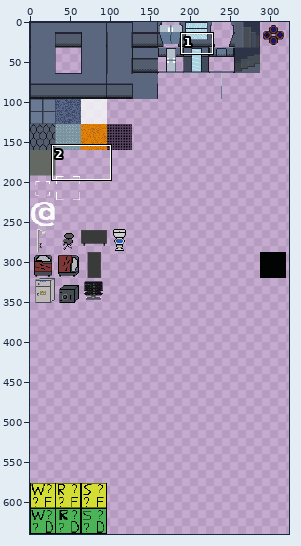
Sprite sheet -- NamelessRogue/Content/Sprites/tileset2.png. The first picture is a wide view before the edit; the outline marks the close-up.
Close-up. Old version:
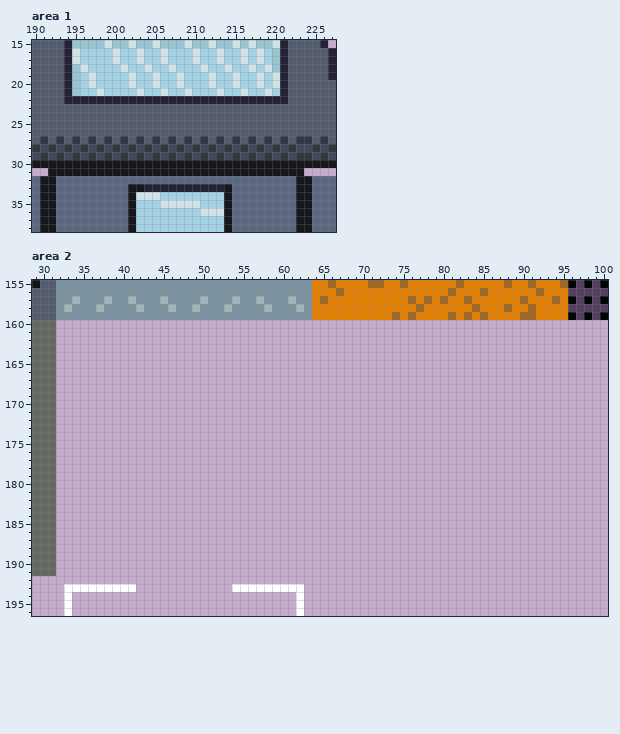
The file is 640x640 pixels. Pixels under 10% opacity are left out. Colours within 5 levels of each other are drawn and written as one. Shown: area 1: x 190..227, y 15..38; area 2: x 29..100, y 155..196. The wide view leaves out empty margins.
Now the later version:
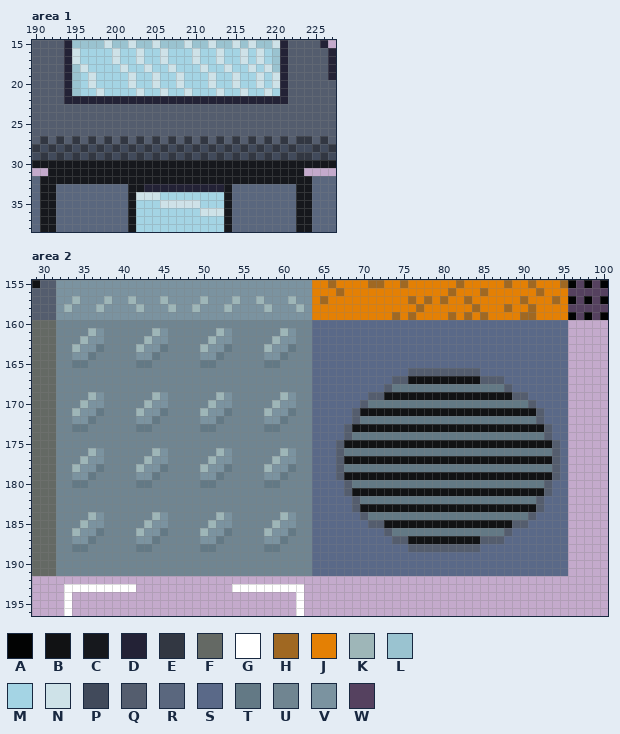
Palette (. is transparent): A #020303  B #111214  C #16181d  D #232236  E #323742  F #646964  G #ffffff  H #a06822  J #e48004  K #9eb6b8  L #9ac3d0  M #a4d4e4  N #cee2e8  P #414a5b  Q #545d6e  R #5a677e  S #5a6988  T #637985  U #708591  V #7b93a0  W #55415f
From old to new:
Changed rows in their new state; - is an unchanged pixel.
Area 1:
first column x 193:
32 CCCCCCCCCCCCCCCCCCCCCCCCCCCCCC
Area 2:
first column x 32:
160 UUUUUUUUUUUUUUUUUUUUUUUUUUUUUUUUSSSSSSSSSSSSSSSSSSSSSSSSSSSSSSSS
161 UUUUKVUUUUUUKVUUUUUUKVUUUUUUKVUUSSSSSSSSSSSSSSSSSSSSSSSSSSSSSSSS
162 UUUKVVUUUUUKVVUUUUUKVVUUUUUKVVUUSSSSSSSSSSSSSSSSSSSSSSSSSSSSSSSS
163 UUKVVTUUUUKVVTUUUUKVVTUUUUKVVTUUSSSSSSSSSSSSSSSSSSSSSSSSSSSSSSSS
164 UUVVTUUUUUVVTUUUUUVVTUUUUUVVTUUUSSSSSSSSSSSSSSSSSSSSSSSSSSSSSSSS
165 UUTTUUUUUUTTUUUUUUTTUUUUUUTTUUUUSSSSSSSSSSSSSSSSSSSSSSSSSSSSSSSS
166 UUUUUUUUUUUUUUUUUUUUUUUUUUUUUUUUSSSSSSSSSSSSQQQQQQQQQSSSSSSSSSSS
167 UUUUUUUUUUUUUUUUUUUUUUUUUUUUUUUUSSSSSSSSSSQQBBBBBBBBBQQQSSSSSSSS
168 UUUUUUUUUUUUUUUUUUUUUUUUUUUUUUUUSSSSSSSSSQTTTTTTTTTTTTTTQSSSSSSS
169 UUUUKVUUUUUUKVUUUUUUKVUUUUUUKVUUSSSSSSSQQBBBBBBBBBBBBBBBBQQSSSSS
170 UUUKVVUUUUUKVVUUUUUKVVUUUUUKVVUUSSSSSSQTTTTTTTTTTTTTTTTTTTTQSSSS
171 UUKVVTUUUUKVVTUUUUKVVTUUUUKVVTUUSSSSSQBBBBBBBBBBBBBBBBBBBBBBQSSS
172 UUVVTUUUUUVVTUUUUUVVTUUUUUVVTUUUSSSSSQTTTTTTTTTTTTTTTTTTTTTTQSSS
173 UUTTUUUUUUTTUUUUUUTTUUUUUUTTUUUUSSSSQBBBBBBBBBBBBBBBBBBBBBBBBQSS
174 UUUUUUUUUUUUUUUUUUUUUUUUUUUUUUUUSSSSQTTTTTTTTTTTTTTTTTTTTTTTTQSS
175 UUUUUUUUUUUUUUUUUUUUUUUUUUUUUUUUSSSQBBBBBBBBBBBBBBBBBBBBBBBBBBQS
176 UUUUKVUUUUUUKVUUUUUUKVUUUUUUKVUUSSSQTTTTTTTTTTTTTTTTTTTTTTTTTTQS
177 UUUKVVUUUUUKVVUUUUUKVVUUUUUKVVUUSSSQBBBBBBBBBBBBBBBBBBBBBBBBBBQS
178 UUKVVTUUUUKVVTUUUUKVVTUUUUKVVTUUSSSQTTTTTTTTTTTTTTTTTTTTTTTTTTQS
179 UUVVTUUUUUVVTUUUUUVVTUUUUUVVTUUUSSSQBBBBBBBBBBBBBBBBBBBBBBBBBBQS
180 UUTTUUUUUUTTUUUUUUTTUUUUUUTTUUUUSSSSQTTTTTTTTTTTTTTTTTTTTTTTTQSS
181 UUUUUUUUUUUUUUUUUUUUUUUUUUUUUUUUSSSSQBBBBBBBBBBBBBBBBBBBBBBBBQSS
182 UUUUUUUUUUUUUUUUUUUUUUUUUUUUUUUUSSSSSQTTTTTTTTTTTTTTTTTTTTTTQSSS
183 UUUUUUUUUUUUUUUUUUUUUUUUUUUUUUUUSSSSSQBBBBBBBBBBBBBBBBBBBBBBQSSS
184 UUUUKVUUUUUUKVUUUUUUKVUUUUUUKVUUSSSSSSQTTTTTTTTTTTTTTTTTTTTQSSSS
185 UUUKVVUUUUUKVVUUUUUKVVUUUUUKVVUUSSSSSSSQQBBBBBBBBBBBBBBBBQQSSSSS
186 UUKVVTUUUUKVVTUUUUKVVTUUUUKVVTUUSSSSSSSSSQTTTTTTTTTTTTTTQSSSSSSS
187 UUVVTUUUUUVVTUUUUUVVTUUUUUVVTUUUSSSSSSSSSSQQBBBBBBBBBQQQSSSSSSSS
188 UUTTUUUUUUTTUUUUUUTTUUUUUUTTUUUUSSSSSSSSSSSSQQQQQQQQQSSSSSSSSSSS
189 UUUUUUUUUUUUUUUUUUUUUUUUUUUUUUUUSSSSSSSSSSSSSSSSSSSSSSSSSSSSSSSS
190 UUUUUUUUUUUUUUUUUUUUUUUUUUUUUUUUSSSSSSSSSSSSSSSSSSSSSSSSSSSSSSSS
191 UUUUUUUUUUUUUUUUUUUUUUUUUUUUUUUUSSSSSSSSSSSSSSSSSSSSSSSSSSSSSSSS
Boxes around the changes in both close-ups, in picture pixels (x1, y1, x2, y2):
changed: (56, 176, 296, 184)
added: (56, 320, 568, 576)
